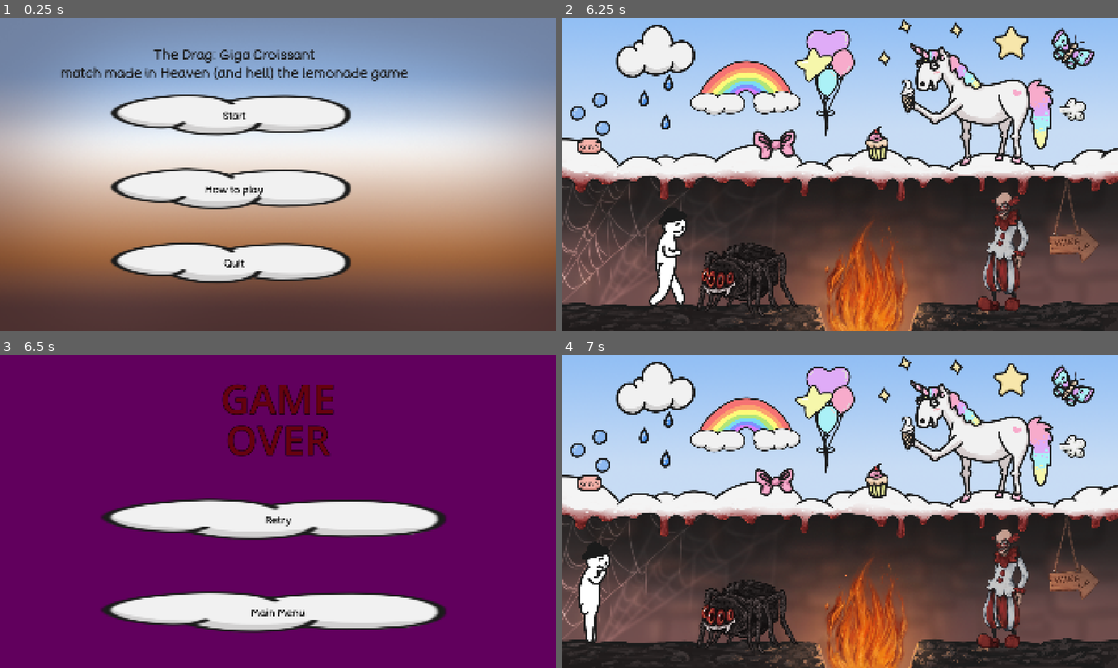
Above: before the commit, frames 1-4 (two rows, left to right).
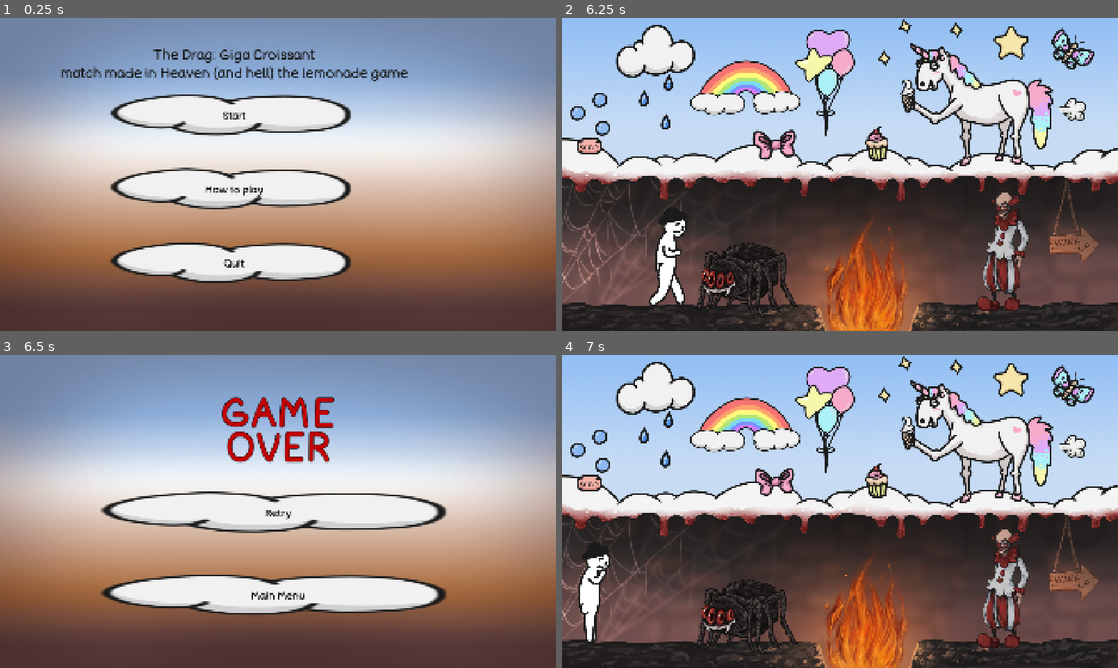
Above: after the commit, the same moments.

Repository: myryk31415/bimm-game-jam
Game: Godot game, scene res://scenes/main_menu.tscn
Two runs of this game, one before a commit and one after it. Both use one fixed random seed, a clock stepped at 60 frames per second and the inputs below. The engine's default icon, where the game draws it, is replaced by a stand-in: a white triangle on a blue panel in a dark square. Sound files missing from this copy of the repository are replaced by a short silence.
Inputs (mouse positions are in pixels of both pictures, inside the frame that each line leads up to):
- Up to frame 1 (0.25 s): no input
- Up to frame 2 (6.25 s): click "Start" at 0.5 s; tap Enter (ui_accept) at 1.25, 2, 3.5 s; move the mouse to (962, 158) at 1.27 s; hold Right (right) 1.28-2 s; tap C (flip) every 1.5 s from 1.35 to 5.85 s; click (962, 158) at 1.42 s; tap Space (jump) at 1.52, 4.52 s; drag from (728, 190) to (812, 237) at 2.02 s; move the mouse to (895, 105) at 2.77 s; hold Left (left) 2.78-3.5 s; drag from (812, 237) to (673, 127) at 3.52 s; move the mouse to (1006, 221) at 4.27 s; hold Right (right) 4.28-5 s; drag from (745, 280) to (990, 302) at 5.02 s; move the mouse to (979, 105) at 5.77 s; hold Right (right) from 5.78 s (still down); click (979, 105) at 5.92 s
- Up to frame 3 (6.5 s): keep holding Right (right)
- Up to frame 4 (7 s): release Right (right) at 6.5 s; click "Retry" at 6.5 s

Frames 1-2 are identical in both runs. In frame 3, 96% of the frame differs, in the area x 0-100%, y 0-100%; in frame 4, nothing differs.

Commit message:
fixed game over screen

Diff:
--- a/scenes/game_over.tscn
+++ b/scenes/game_over.tscn
@@ -1,7 +1,9 @@
 [gd_scene format=3 uid="uid://cu55c4a3r34ce"]
 
 [ext_resource type="Script" uid="uid://bg06ne24erced" path="res://scripts/game_over.gd" id="1_xeevv"]
+[ext_resource type="Texture2D" uid="uid://cqrehyiiritor" path="res://assets/ElinAssets/backgroundmenu.png" id="2_racf3"]
 [ext_resource type="PackedScene" uid="uid://dmx6dhbik3uim" path="res://scenes/cloud_button.tscn" id="2_wqhvx"]
+[ext_resource type="FontFile" uid="uid://xvbyh1xnwmd0" path="res://assets/Fonts/BadComic-Regular.ttf" id="3_7m3ot"]
 
 [node name="GameOver" type="CanvasLayer" unique_id=1098373884]
 script = ExtResource("1_xeevv")
@@ -13,6 +15,12 @@
 grow_horizontal = 2
 grow_vertical = 2
 color = Color(0.38273296, 7.1979535e-05, 0.3656932, 1)
+
+[node name="TextureRect" type="TextureRect" parent="ColorRect" unique_id=553951321]
+layout_mode = 0
+offset_right = 40.0
+offset_bottom = 40.0
+texture = ExtResource("2_racf3")
 
 [node name="MarginContainer" type="MarginContainer" parent="ColorRect" unique_id=178211008]
 layout_mode = 1
@@ -34,7 +42,7 @@
 [node name="VBoxContainer" type="VBoxContainer" parent="ColorRect/MarginContainer/HBoxContainer" unique_id=1858553712]
 layout_mode = 2
 size_flags_horizontal = 3
-theme_override_constants/separation = 45
+theme_override_constants/separation = 10
 alignment = 1
 
 [node name="VBoxContainer" type="HBoxContainer" parent="ColorRect/MarginContainer/HBoxContainer/VBoxContainer" unique_id=1956222386]
@@ -43,11 +51,12 @@
 [node name="GameOver" type="Label" parent="ColorRect/MarginContainer/HBoxContainer/VBoxContainer/VBoxContainer" unique_id=1116805673]
 layout_mode = 2
 size_flags_horizontal = 3
-theme_override_colors/font_color = Color(0.3984375, 0.01062499, 0.058437493, 1)
+theme_override_colors/font_color = Color(0.77157766, 2.2862107e-06, 1.0588765e-06, 1)
 theme_override_colors/font_shadow_color = Color(0.47988892, 0.29134125, 1, 0)
 theme_override_colors/font_outline_color = Color(0, 0, 0, 1)
-theme_override_constants/line_spacing = -47
+theme_override_constants/line_spacing = -48
 theme_override_constants/outline_size = 8
+theme_override_fonts/font = ExtResource("3_7m3ot")
 theme_override_font_sizes/font_size = 138
 text = "GAME
 OVER"
